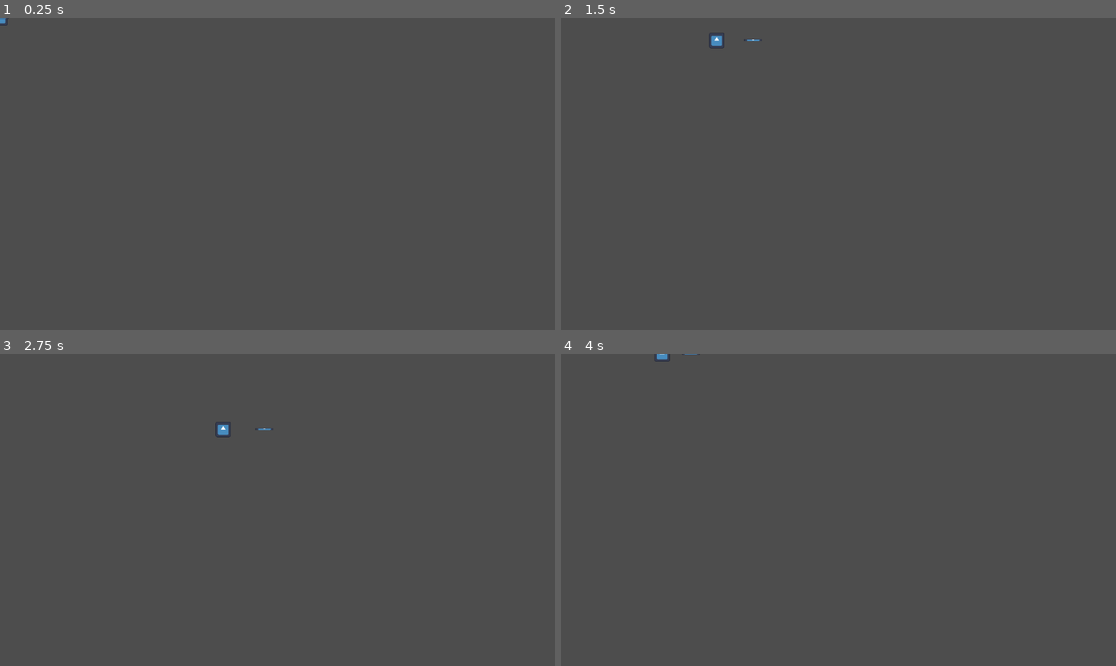
Above: before the commit, frames 1-4 (two rows, left to right).
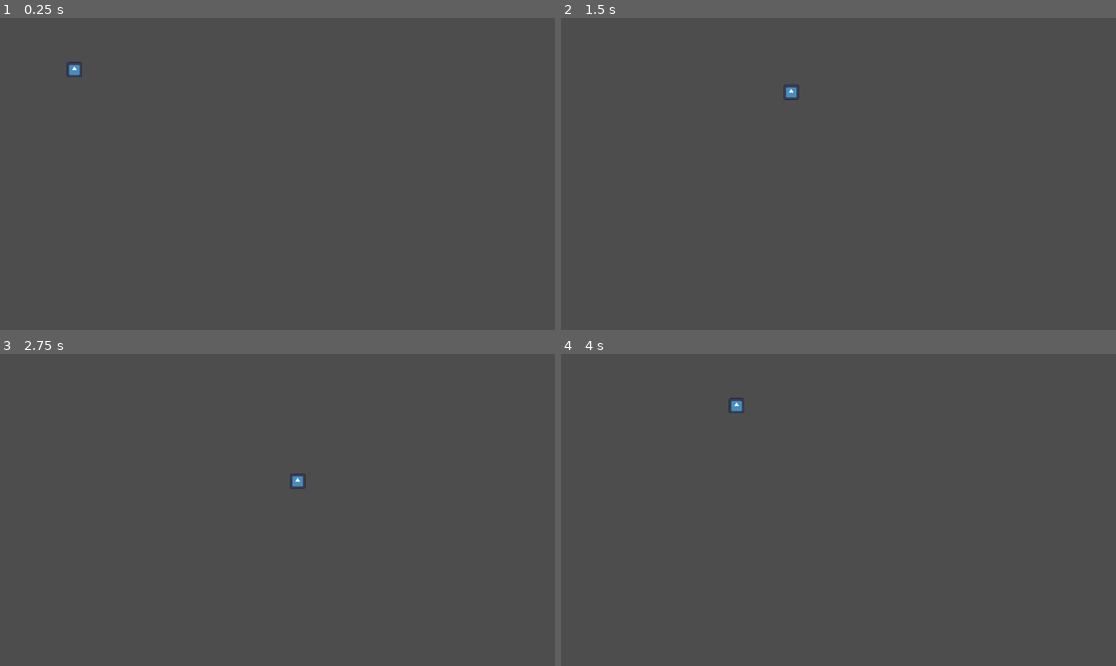
Above: after the commit, the same moments.

Repository: JacksonUl/Infernum
Game: Godot game, scene res://Scenes/Character.tscn
Two runs of this game, one before a commit and one after it. Both use one fixed random seed, a clock stepped at 60 frames per second and the inputs below. The project has no main scene, so this scene is started directly. The engine's default icon, where the game draws it, is replaced by a stand-in: a white triangle on a blue panel in a dark square.
Inputs (mouse positions are in pixels of both pictures, inside the frame that each line leads up to):
- Up to frame 1 (0.25 s): no input
- Up to frame 2 (1.5 s): tap Enter at 0.5 s; move the mouse to (960, 158) at 0.52 s; hold Right (Move_Right) 0.53-1.28 s; hold Space (Dash) 0.53-1.28 s; click (960, 158) at 0.67 s; move the mouse to (727, 189) at 1.27 s; hold Down (Move_Down) from 1.28 s (still down); tap Shift (Sprint) at 1.35 s; click (727, 189) at 1.42 s
- Up to frame 3 (2.75 s): move the mouse to (333, 441) at 2.02 s; release Down (Move_Down) at 2.03 s; hold Right (Move_Right) from 2.03 s (still down); hold Space (Dash) from 2.03 s (still down); click (333, 441) at 2.17 s
- Up to frame 4 (4 s): move the mouse to (810, 572) at 2.77 s; release Right (Move_Right) at 2.78 s; release Space (Dash) at 2.78 s; hold Up (Move_Up) 2.78-3.53 s; tap Shift (Sprint) at 2.85 s; click (810, 572) at 2.92 s; move the mouse to (1005, 556) at 3.52 s; hold Left (Move_Left) from 3.53 s (still down); hold Space (Dash) from 3.53 s (still down); click (1005, 556) at 3.67 s

The runs differ from the first frame. In frame 1, 0.1% of the frame differs, in the area x 0-15%, y 0-19%; in frame 2, 0.2%; in frame 3, 0.2%, in the area x 38-56%, y 21-44%; in frame 4, 0.1%.

Commit message:
Revert "Initial Sword [does not work]"
This reverts commit dff4a4fd3190586065957d65565940959aed80b6.

Diff:
--- a/Scenes/Character.tscn
+++ b/Scenes/Character.tscn
@@ -1,8 +1,7 @@
-[gd_scene load_steps=5 format=3 uid="uid://cjctvnkne043w"]
+[gd_scene load_steps=4 format=3 uid="uid://cjctvnkne043w"]
 
 [ext_resource type="Script" path="res://Scripts/PlayerCharacter.gd" id="1_547rp"]
 [ext_resource type="Texture2D" uid="uid://byytfwdgennfn" path="res://Assets/Tiles/icon.svg" id="2_re04n"]
-[ext_resource type="PackedScene" uid="uid://dcmto1kwlirfg" path="res://Scenes/sword.tscn" id="3_utxwv"]
 
 [sub_resource type="RectangleShape2D" id="RectangleShape2D_gwlbx"]
 size = Vector2(128, 128)
@@ -12,11 +11,9 @@
 script = ExtResource("1_547rp")
 
 [node name="PCHitbox" type="CollisionShape2D" parent="."]
-position = Vector2(2.08165e-12, 2.08165e-12)
+position = Vector2(618, 430)
 shape = SubResource("RectangleShape2D_gwlbx")
 
 [node name="PCSprite" type="Sprite2D" parent="."]
-position = Vector2(2.08165e-12, 2.08165e-12)
+position = Vector2(618, 430)
 texture = ExtResource("2_re04n")
-
-[node name="Sword" parent="." instance=ExtResource("3_utxwv")]
--- a/Scenes/sword.tscn
+++ /dev/null
@@ -1,19 +0,0 @@
-[gd_scene load_steps=3 format=3 uid="uid://dcmto1kwlirfg"]
-
-[ext_resource type="Texture2D" uid="uid://byytfwdgennfn" path="res://Assets/Tiles/icon.svg" id="1_ros4f"]
-
-[sub_resource type="RectangleShape2D" id="RectangleShape2D_755hd"]
-size = Vector2(146.5, 18.25)
-
-[node name="Sword" type="Node2D"]
-
-[node name="Art" type="Sprite2D" parent="."]
-position = Vector2(-0.999993, -2)
-scale = Vector2(1.15625, 0.140625)
-texture = ExtResource("1_ros4f")
-
-[node name="Area" type="Area2D" parent="."]
-
-[node name="Shape" type="CollisionShape2D" parent="Area"]
-position = Vector2(0, -1)
-shape = SubResource("RectangleShape2D_755hd")
--- a/Scripts/PlayerCharacter.gd
+++ b/Scripts/PlayerCharacter.gd
@@ -1,17 +1,13 @@
 
 extends CharacterBody2D
 
-var character_posX
-var character_posY
-var mouse_posX
-var mouse_posY
+
+
 var dashcooldown = 0
 var dashing = false
 var sprinting = false
 
-
 func _input(event):
-
 	if event.is_action_pressed("Move_Left"):
 		velocity.x = -200
 	if event.is_action_pressed("Move_Right"):
@@ -63,20 +59,6 @@
 	if event.is_action_released("Sprint"):
 		sprinting = false
 
-	#if event is InputEventMouseMotion:
-	character_posX = self.position.x
-	character_posY = self.position.y
-	mouse_posX = get_global_mouse_position().x
-	mouse_posY = get_global_mouse_position().y
-	if mouse_posX < character_posX:
-		$Sword.position.x = character_posX + 20
-	elif mouse_posX > character_posX:
-		$Sword.position.x = character_posX - 20
-
-
-	if event is InputEventMouseButton:
-		pass
-
 func _process(_delta):
 	velocity = velocity.normalized()
 	if dashing == true:
